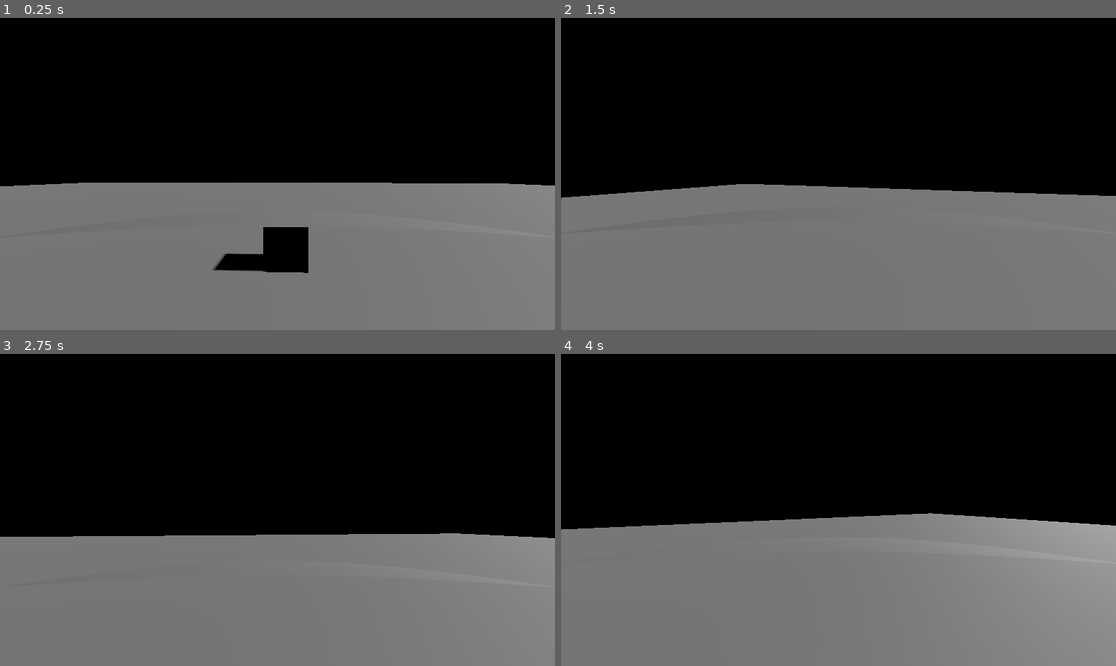
Above: before the commit, frames 1-4 (two rows, left to right).
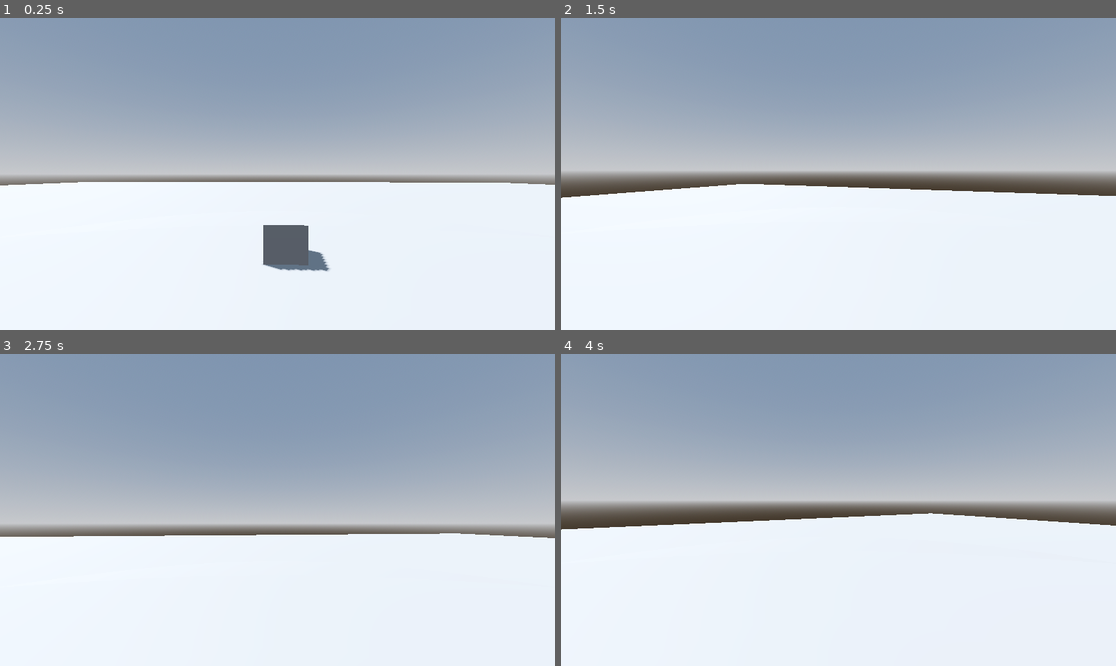
Above: after the commit, the same moments.

Repository: crknuchu/Coven
Game: Godot game, scene res://test.tscn
Same seed, same stepped clock (60 frames per second), same inputs: the game is played once before the commit and once after it.
Inputs (mouse positions are in pixels of both pictures, inside the frame that each line leads up to):
- Up to frame 1 (0.25 s): no input
- Up to frame 2 (1.5 s): tap Enter (fullscreen) at 0.5 s; move the mouse to (866, 174) at 0.52 s; hold W (move_forward) from 0.53 s (still down); tap Space (jump) at 0.77 s; move the mouse to (810, 174) at 1.27 s
- Up to frame 3 (2.75 s): keep holding W (move_forward); tap Space (jump) at 1.52 s; move the mouse to (288, 503) at 2.02 s
- Up to frame 4 (4 s): keep holding W (move_forward); move the mouse to (832, 516) at 2.77 s; tap Space (jump) at 3.02, 3.77 s; move the mouse to (877, 513) at 3.52 s

The runs differ from the first frame. In frame 1, 100% of the frame differs, in the area x 0-100%, y 0-100%; in frame 2, 100%; in frame 3, 100%; in frame 4, 100%.

Commit message:
add global to autoload

Diff:
--- a/Global/Global.gd
+++ b/Global/Global.gd
@@ -1,4 +1,6 @@
 extends Node
+
+var player: Player
 
 func _input(event):
 	if Input.is_action_just_pressed("fullscreen"):
--- a/player/player.gd
+++ b/player/player.gd
@@ -13,6 +13,7 @@
 
 func _ready():
 	Input.mouse_mode = Input.MOUSE_MODE_CAPTURED
+	Global.player = self
 
 func _physics_process(delta):
 	_process_movement(delta)
@@ -45,3 +46,4 @@
 
 func _process_input():
 	pass
+	#attack, swap weapons
--- a/player/player.tscn
+++ b/player/player.tscn
@@ -9,6 +9,9 @@
 [node name="Player" type="CharacterBody3D"]
 transform = Transform3D(1, 0, 0, 0, 1, 0, 0, 0, 1, 0, 1, 0)
 script = ExtResource("1_w8ge0")
+movement_speed = null
+sensitivity = null
+max_health = null
 
 [node name="CollisionShape3D" type="CollisionShape3D" parent="."]
 shape = SubResource("CapsuleShape3D_0maa2")
--- a/project.godot
+++ b/project.godot
@@ -14,6 +14,10 @@
 run/main_scene="res://test.tscn"
 config/features=PackedStringArray("4.2", "Forward Plus")
 config/icon="res://icon.svg"
+
+[autoload]
+
+Global="*res://Global/Global.gd"
 
 [input]
 
@@ -52,3 +56,11 @@
 "events": [Object(InputEventKey,"resource_local_to_scene":false,"resource_name":"","device":-1,"window_id":0,"alt_pressed":false,"shift_pressed":false,"ctrl_pressed":false,"meta_pressed":false,"pressed":false,"keycode":0,"physical_keycode":32,"key_label":0,"unicode":32,"echo":false,"script":null)
 ]
 }
+
+[layer_names]
+
+3d_render/layer_1="player"
+3d_render/layer_2="hazards"
+3d_render/layer_3="environment"
+3d_render/layer_4="enemy"
+3d_render/layer_5="pickups"
--- a/test.tscn
+++ b/test.tscn
@@ -1,7 +1,19 @@
 [gd_scene load_steps=9 format=3 uid="uid://cla3k8tja00vn"]
 
 [ext_resource type="PackedScene" uid="uid://b4lx771ljgh3o" path="res://player/player.tscn" id="1_it88j"]
-[ext_resource type="Script" path="res://Global/Global.gd" id="1_py6te"]
+
+[sub_resource type="ProceduralSkyMaterial" id="ProceduralSkyMaterial_xqhdl"]
+sky_horizon_color = Color(0.64625, 0.65575, 0.67075, 1)
+ground_horizon_color = Color(0.64625, 0.65575, 0.67075, 1)
+
+[sub_resource type="Sky" id="Sky_v7rfm"]
+sky_material = SubResource("ProceduralSkyMaterial_xqhdl")
+
+[sub_resource type="Environment" id="Environment_i7tas"]
+background_mode = 2
+sky = SubResource("Sky_v7rfm")
+tonemap_mode = 2
+glow_enabled = true
 
 [sub_resource type="BoxShape3D" id="BoxShape3D_7yr8e"]
 size = Vector3(100, 1, 100)
@@ -13,14 +25,14 @@
 
 [sub_resource type="BoxMesh" id="BoxMesh_msmxg"]
 
-[sub_resource type="Sky" id="Sky_d275a"]
+[node name="test" type="Node3D"]
 
-[sub_resource type="Environment" id="Environment_wqom3"]
-background_mode = 2
-sky = SubResource("Sky_d275a")
+[node name="DirectionalLight3D" type="DirectionalLight3D" parent="."]
+transform = Transform3D(-0.866023, -0.433016, 0.250001, 0, 0.499998, 0.866027, -0.500003, 0.749999, -0.43301, 0, 0, 0)
+shadow_enabled = true
 
-[node name="test" type="Node3D"]
-script = ExtResource("1_py6te")
+[node name="WorldEnvironment" type="WorldEnvironment" parent="."]
+environment = SubResource("Environment_i7tas")
 
 [node name="Level" type="Node3D" parent="."]
 transform = Transform3D(1, 0, 0, 0, 1, 0, 0, 0, 1, 0, -1, 0)
@@ -43,12 +55,5 @@
 [node name="MeshInstance3D" type="MeshInstance3D" parent="Level/Box1"]
 mesh = SubResource("BoxMesh_msmxg")
 
-[node name="DirectionalLight3D" type="DirectionalLight3D" parent="."]
-transform = Transform3D(1, 0, 0, 0, 0.793247, 0.6089, 0, -0.6089, 0.793247, 0, 5, 3.27542)
-shadow_enabled = true
-
 [node name="Player" parent="." instance=ExtResource("1_it88j")]
-transform = Transform3D(0.039504, 0, -0.999219, 0, 1, 0, 0.999219, 0, 0.039504, 0, 1, 0)
-
-[node name="WorldEnvironment" type="WorldEnvironment" parent="."]
-environment = SubResource("Environment_wqom3")
+transform = Transform3D(0.039504, 0, -0.999219, 0, 1, 0, 0.999219, 0, 0.039504, 0, 0.5, 0)
